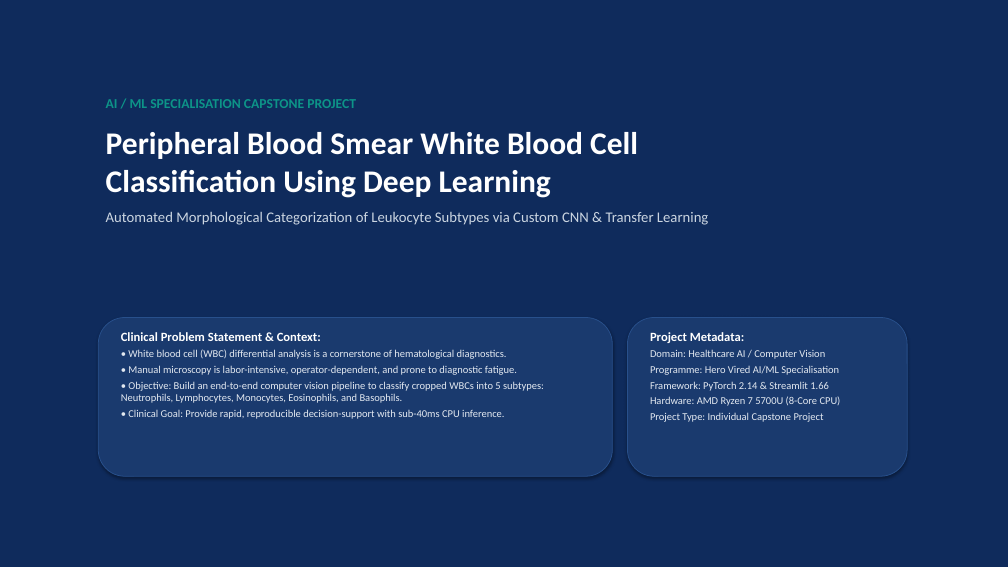
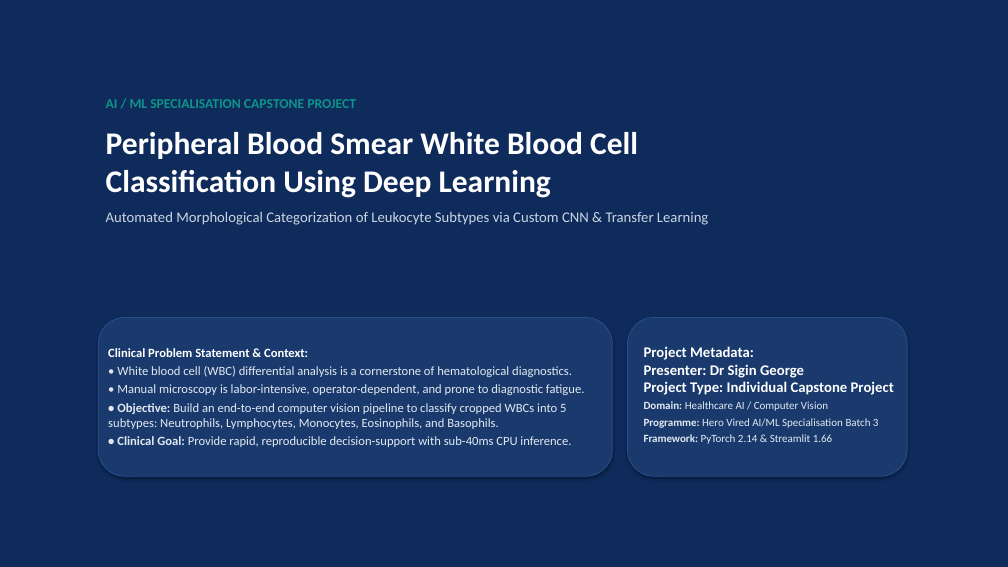
Before and after one commit to drsiginmdpatho-svg/White-Blood-Cell-Classification, a slide deck: slide 1 of reports/WBC_Classification_Academic_Presentation.pptx. Drawn at 1008x567 pixels with LibreOffice and Linux fonts; fonts in the diff are those of the drawing. Boxes give left, top, right and bottom in pixels: in the first picture for what was removed or moved away, otherwise in the second. Text is boxed around its words. In the diff, an @@ line names an element or a change of style, - is before the commit and + after.

```diff
--- a/reports/WBC_Classification_Academic_Presentation.pptx
+++ b/reports/WBC_Classification_Academic_Presentation.pptx
@@ text "Clinical Problem Statement & Context:": place and size @@
-text "Clinical Problem Statement & Context:" at [121, 332, 544, 419]
+text "Clinical Problem Statement & Context:" at [108, 348, 584, 447]
@@ text "Project Metadata:": place and size @@
-text "Project Metadata:" at [650, 332, 841, 406]
+text "Project Metadata:" at [644, 346, 894, 444]
@@ text at [644, 346, 832, 444]: size 12 to 14 pt in "Project Metadata:"; size 10 to 10.5 pt in "Domain: Healthcare AI / Computer Vision", "Framework: PyTorch 2.14 & Streamlit 1.66"; bold on in "Domain:", "Framework:" @@
@@ text at [108, 366, 584, 447]: size 10 to 12 pt; bold on in "• Objective:", "• Clinical Goal:" @@
@@ text at [644, 364, 894, 395]: paragraphs added @@
+Presenter: Dr Sigin George
+Project Type: Individual Capstone Project
@@ text at [644, 418, 879, 428]: text changed; size 10 to 10.5 pt @@
-Programme: Hero Vired AI/ML Specialisation
+Programme: Hero Vired AI/ML Specialisation Batch 3
@@ text at [650, 396, 841, 406]: paragraphs removed @@
-Hardware: AMD Ryzen 7 5700U (8-Core CPU)
-Project Type: Individual Capstone Project
```
Also in this commit, not shown: 7 other slides changed, 3 other files.
